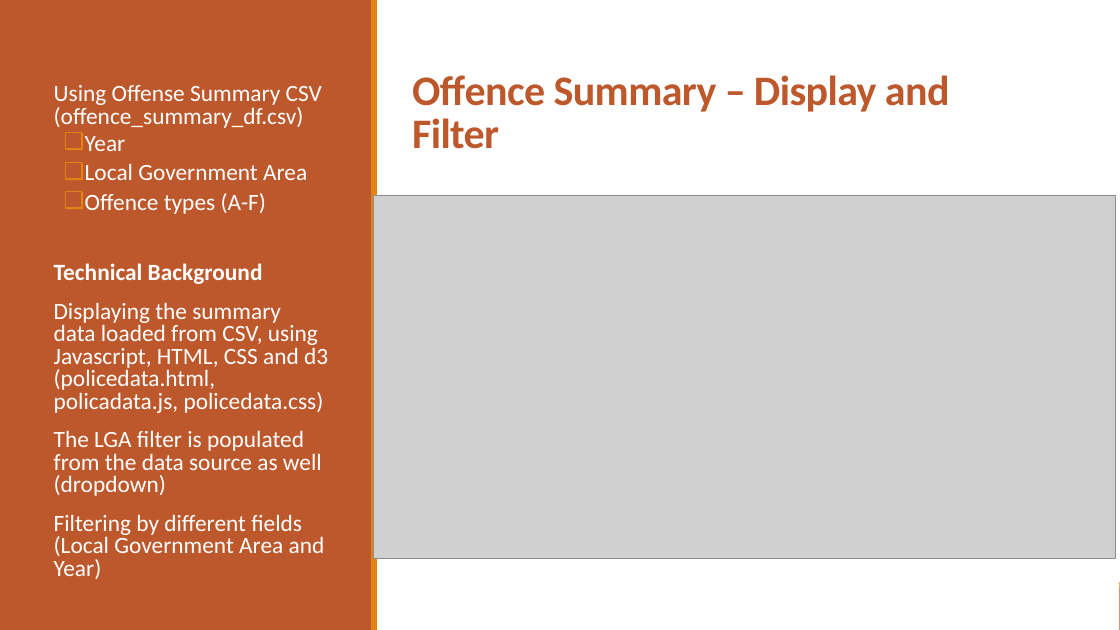
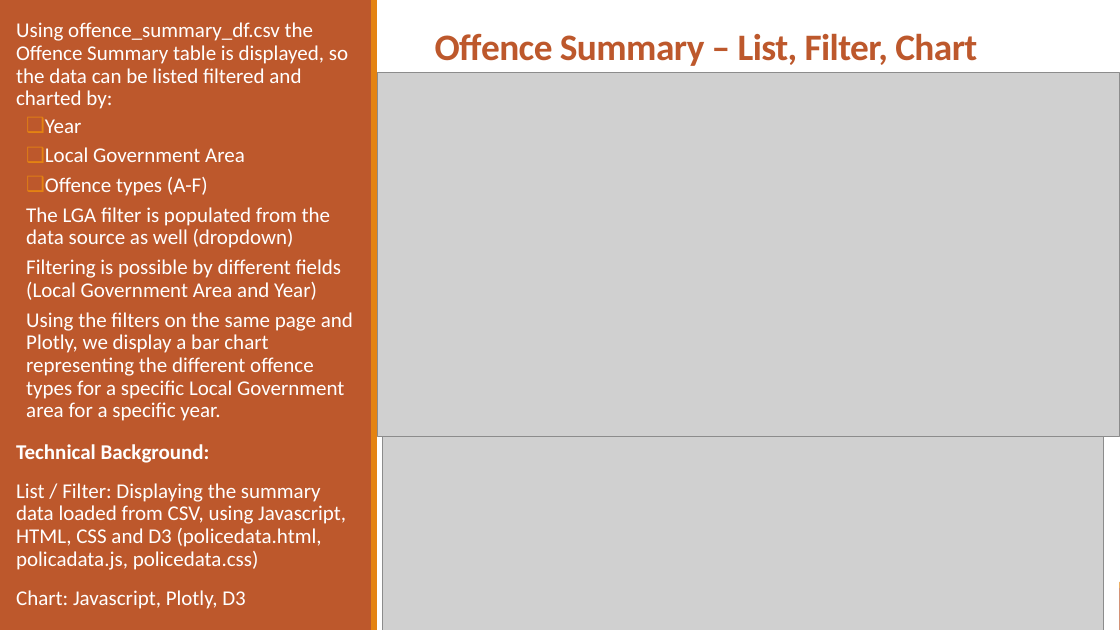
Before and after one commit to PhuongTieuOp/project3, a slide deck: slide 7 of Victoria Crime Data Visualization3.pptx (slide 8 before the commit). Drawn at 1120x630 pixels with LibreOffice and Linux fonts; fonts in the diff are those of the drawing; grey boxes stand for pictures. Boxes give left, top, right and bottom in pixels: in the first picture for what was removed or moved away, otherwise in the second. Text is boxed around its words. In the diff, an @@ line names an element or a change of style, - is before the commit and + after.

```diff
--- a/Victoria Crime Data Visualization3.pptx
+++ b/Victoria Crime Data Visualization3.pptx
@@ text "Using offence_summary_df.csv the Offence Summary ...": place and size @@
-text "Using offence_summary_df.csv the Offence Summary ..." at box(54, 85, 328, 579)
+text "Using offence_summary_df.csv the Offence Summary ..." at box(16, 22, 353, 609)
@@ text at box(16, 22, 348, 109): text changed; size 20 to 18 pt @@
-  Using Offense Summary CSV (offence_summary_df.csv)
+  Using offence_summary_df.csv the Offence Summary table is displayed, so the data can be listed filtered and charted by:
@@ title at box(435, 33, 977, 66): text changed; size 36 to 32 pt @@
-Offence Summary – Display and Filter
+Offence Summary – List, Filter, Chart
@@ picture: place and size @@
-picture at box(374, 195, 1116, 559)
+picture at box(378, 73, 1120, 437)
@@ text at box(26, 119, 330, 248): size 20 to 18 pt in "Year", "Local Government Area", "Offence types (A-F)", "The LGA filter is populated from the ..."; line spacing 0.8 to 0.9; bullet   to none; list level 1 to 2 in "The LGA filter is populated ..." @@
@@ text at box(16, 259, 353, 609): text changed; size 20 to 18 pt @@
-  Filtering by different fields (Local Government Area and Year)
+  Filtering is possible by different fields (Local Government Area and Year)
+  Using the filters on the same page and Plotly, we display a bar chart representing the different offence types for a specific Local Government area for a specific year.
+  Technical Background:
+  List / Filter: Displaying the summary data loaded from CSV, using Javascript, HTML, CSS and D3 (policedata.html, policadata.js, policedata.css)
+  Chart: Javascript, Plotly, D3
@@ text at box(54, 263, 328, 413): paragraphs removed @@
-  Technical Background
-  Displaying the summary data loaded from CSV, using Javascript, HTML, CSS and d3 (policedata.html, policadata.js, policedata.css)
@@ picture added at box(383, 436, 1104, 630) @@
```
Also in this commit, not shown: 7 other slides changed, 1 slide added, 3 slides removed, 1 other file.
